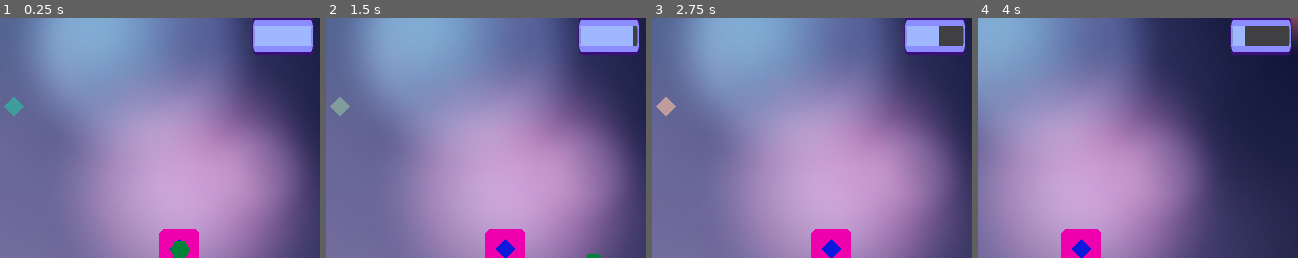
Above: before the commit, frames 1-4 (left to right).
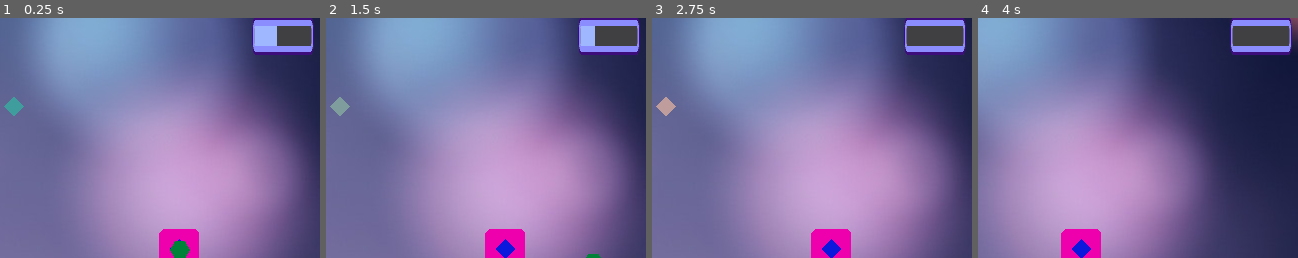
Above: after the commit, the same moments.

Repository: rikkiprince/ggj19-yyc-home
Game: Godot game, scene res://MainScene.tscn
Same seed, same stepped clock (60 frames per second), same inputs: the game is played once before the commit and once after it.
Inputs:
- Up to frame 1 (0.25 s): no input
- Up to frame 2 (1.5 s): tap Enter (ui_accept) at 0.5, 0.77 s; hold D 0.53-1.28 s; hold S from 1.28 s (still down)
- Up to frame 3 (2.75 s): tap Enter (ui_accept) at 1.52 s; release S at 2.03 s; hold D from 2.03 s (still down)
- Up to frame 4 (4 s): release D at 2.78 s; hold W 2.78-3.53 s; tap Enter (ui_accept) at 3.02, 3.77 s; hold A from 3.53 s (still down)
The pictures show only the part of the screen within x 22-72%, y 2-52%; the shares and areas given below are measured in that part.

The runs differ from the first frame. In frame 1, 0.9% of the frame differs, in the area x 86-98%, y 3-12%; in frame 2, 1.0%, in the area x 84-96%, y 3-12%; in frame 3, 0.9%; in frame 4, 0.3%.

Commit message:
scaling progress bar

Diff:
--- a/godot-project/Home/Area2D.gd
+++ b/godot-project/Home/Area2D.gd
@@ -13,14 +13,12 @@
 		var dropped = body.get_parent().drop_object()
 		if(len(dropped) > 0):
 			print(dropped)
-			# grow
-			# stamina up
 			# play sound
 			pass
 
 
 func _on_Area2D_body_exited(body):
-	if(body == get_node("../../Player/KinematicBody2D")):
+	if(body == get_tree().get_root().get_node("MainScene/Player/KinematicBody2D")):
 		# ensure player isn't trying to glide back to center
 		body.get_parent().center_of_home_vector = null
 
--- a/godot-project/Player/KinematicBody2D.gd
+++ b/godot-project/Player/KinematicBody2D.gd
@@ -21,7 +21,6 @@
 func _process(delta):
 	# if (not in home):
 	get_parent().stamina -= 0.10
-	print(get_parent().stamina)
 	emit_signal("staminaSignal", get_parent().stamina)
 
 
--- a/godot-project/Player/Player.gd
+++ b/godot-project/Player/Player.gd
@@ -8,14 +8,17 @@
 var healing
 var center_of_home_vector = null
 
-export var max_stamina = 25
+export var max_stamina = 10
 
 export var max_object_capacity = 1
 var carried_objects = []
 
+signal change_max_stamina_bar
+
 func _ready():
 	joypad_vec = Vector2(0,0)
 	stamina = max_stamina
+	emit_signal("change_max_stamina_bar", max_stamina)
 
 
 
@@ -37,7 +40,8 @@
 	var temp = carried_objects
 	carried_objects = []
 	if(len(temp) > 0):
-		max_stamina += len(temp)
+		max_stamina += len(temp)*10
+		emit_signal("change_max_stamina_bar", max_stamina)
 		get_parent().get_node("DropSound").play()
 	return temp
 
--- a/godot-project/Player/Player.tscn
+++ b/godot-project/Player/Player.tscn
@@ -20,7 +20,7 @@
 [node name="Player" type="Node2D"]
 
 script = ExtResource( 1 )
-max_stamina = 25
+max_stamina = 10
 max_object_capacity = 1
 
 [node name="KinematicBody2D" type="KinematicBody2D" parent="." index="0"]
--- a/godot-project/TextureProgress.gd
+++ b/godot-project/TextureProgress.gd
@@ -18,3 +18,10 @@
 func _on_KinematicBody2D_deathSignal():
 	self.value = 0
 	get_tree().quit()
+
+
+func _on_Player_change_max_stamina_bar(new_max_stamina):
+	# set new max_value in progress bar
+	self.max_value = new_max_stamina
+	# expand scale of progress bar so it looks bigger
+	get_parent().global_scale.x = new_max_stamina/100.0
